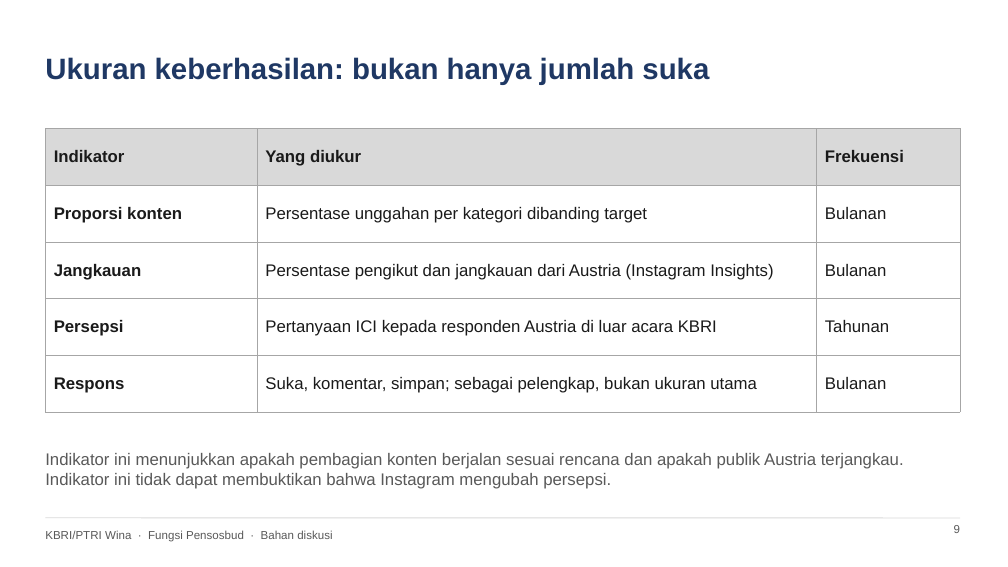
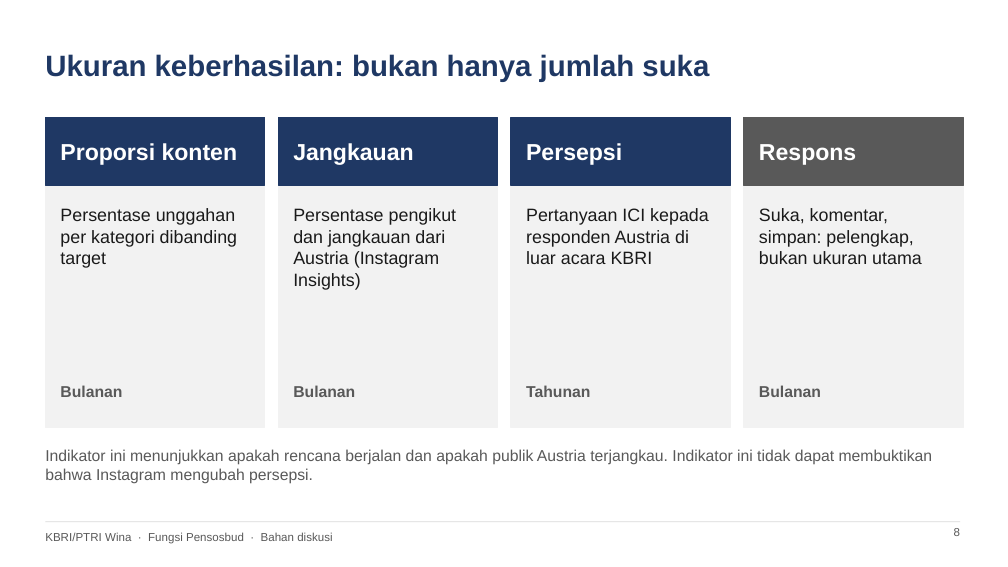
Before and after one commit to quintareva09/quintadeyandaputri, a slide deck: slide 8 of ici_analysis/KBRI_Wina_Penataan_Konten_Instagram.pptx (slide 9 before the commit). Drawn at 1008x567 pixels with LibreOffice and Linux fonts; fonts in the diff are those of the drawing. Boxes give left, top, right and bottom in pixels: in the first picture for what was removed or moved away, otherwise in the second. Text is boxed around its words. In the diff, an @@ line names an element or a change of style, - is before the commit and + after.

```diff
--- a/ici_analysis/KBRI_Wina_Penataan_Konten_Instagram.pptx
+++ b/ici_analysis/KBRI_Wina_Penataan_Konten_Instagram.pptx
@@ title "Ukuran keberhasilan: bukan hanya jumlah ...": place and size @@
-title "Ukuran keberhasilan: bukan hanya jumlah ..." at [45, 57, 709, 85]
+title "Ukuran keberhasilan: bukan hanya jumlah ..." at [45, 54, 709, 81]
@@ rectangle added at [45, 117, 265, 427], fill #F2F2F2, outline #F2F2F2 1 pt @@
@@ rectangle added at [45, 117, 265, 185], fill #1F3864, outline #1F3864 1 pt @@
@@ rectangle added at [278, 117, 498, 427], fill #F2F2F2, outline #F2F2F2 1 pt @@
@@ rectangle added at [278, 117, 498, 185], fill #1F3864, outline #1F3864 1 pt @@
@@ rectangle added at [511, 117, 730, 427], fill #F2F2F2, outline #F2F2F2 1 pt @@
@@ rectangle added at [511, 117, 730, 185], fill #1F3864, outline #1F3864 1 pt @@
@@ rectangle added at [744, 117, 963, 427], fill #F2F2F2, outline #F2F2F2 1 pt @@
@@ rectangle added at [744, 117, 963, 185], fill #595959, outline #595959 1 pt @@
@@ table removed at [45, 129, 960, 397], 5 rows, 3 columns @@
-Indikator | Yang diukur | Frekuensi
-Proporsi konten | Persentase unggahan per kategori dibanding target | Bulanan
-Jangkauan | Persentase pengikut dan jangkauan dari Austria (Instagram Insights) | Bulanan
-Persepsi | Pertanyaan ICI kepada responden Austria di luar acara KBRI | Tahunan
-Respons | Suka, komentar, simpan; sebagai pelengkap, bukan ukuran utama | Bulanan
@@ text added at [60, 143, 238, 165], 22 pt, text #FFFFFF, bold @@
+Proporsi konten
@@ text added at [293, 143, 413, 165], 22 pt, text #FFFFFF, bold @@
+Jangkauan
@@ text added at [526, 143, 622, 165], 22 pt, text #FFFFFF, bold @@
+Persepsi
@@ text added at [759, 144, 856, 165], 22 pt, text #FFFFFF, bold @@
+Respons
@@ text added at [60, 208, 237, 268], 17 pt, text #1A1A1A @@
+Persentase unggahan per kategori dibanding target
@@ text added at [293, 208, 457, 290], 17 pt, text #1A1A1A @@
+Persentase pengikut dan jangkauan dari Austria (Instagram Insights)
@@ text added at [526, 208, 709, 264], 17 pt, text #1A1A1A @@
+Pertanyaan ICI kepada responden Austria di luar acara KBRI
@@ text added at [759, 208, 922, 264], 17 pt, text #1A1A1A @@
+Suka, komentar, simpan: pelengkap, bukan ukuran utama
@@ text added at [60, 385, 122, 397], 15 pt, text #595959, bold @@
+Bulanan
@@ text added at [293, 385, 355, 397], 15 pt, text #595959, bold @@
+Bulanan
@@ text added at [526, 385, 590, 397], 15 pt, text #595959, bold @@
+Tahunan
@@ text added at [759, 385, 821, 397], 15 pt, text #595959, bold @@
+Bulanan
@@ text at [45, 449, 933, 484]: text changed; size 16 to 15 pt @@
-Indikator ini menunjukkan apakah pembagian konten berjalan sesuai rencana dan apakah publik Austria terjangkau. Indikator ini tidak dapat membuktikan bahwa Instagram mengubah persepsi.
+Indikator ini menunjukkan apakah rencana berjalan dan apakah publik Austria terjangkau. Indikator ini tidak dapat membuktikan bahwa Instagram mengubah persepsi.
@@ text "Indikator ini menunjukkan apakah rencana ..." at [45, 449, 933, 484]: vertical alignment middle to top @@
@@ line moved from (45, 518) - (960, 518) to (45, 522) - (960, 522) @@
@@ page number removed at [954, 525, 960, 533] @@
-9
@@ page number added at [954, 528, 960, 536], 11 pt, text #595959 @@
+8
```
Also in this commit, not shown: 9 other slides changed, 1 slide removed, 2 other files.
